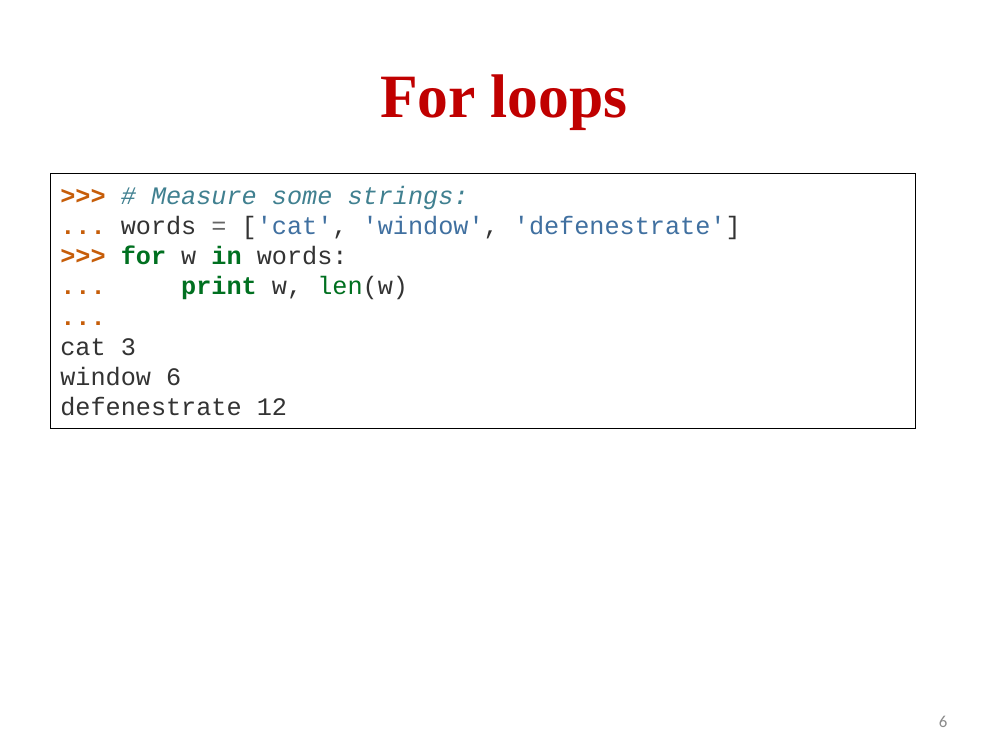
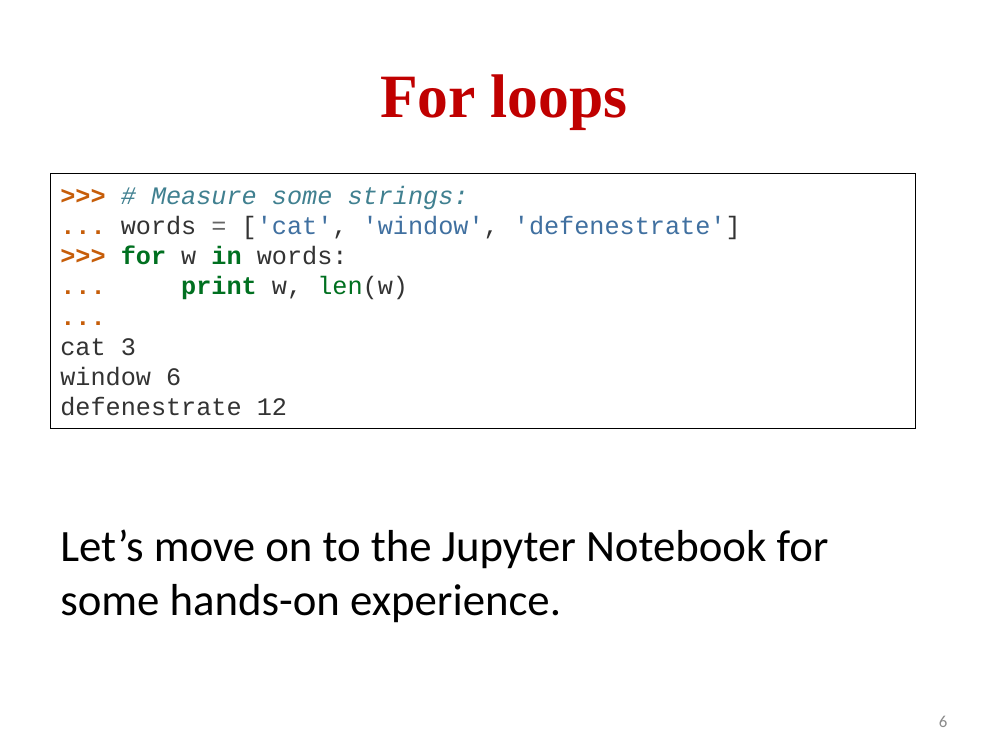
Before and after one commit to sunyam/Python-Tutorial, a slide deck: slide 6 of python-tutorial.pptx. Drawn at 1008x756 pixels with LibreOffice and Linux fonts; fonts in the diff are those of the drawing. Boxes give left, top, right and bottom in pixels: in the first picture for what was removed or moved away, otherwise in the second. Text is boxed around its words. In the diff, an @@ line names an element or a change of style, - is before the commit and + after.

```diff
--- a/python-tutorial.pptx
+++ b/python-tutorial.pptx
@@ text added at [60,529,829,623], 32 pt, text #000000 @@
+Let’s move on to the Jupyter Notebook for some hands-on experience.
```
Also in this commit, not shown: 1 other slide changed.
